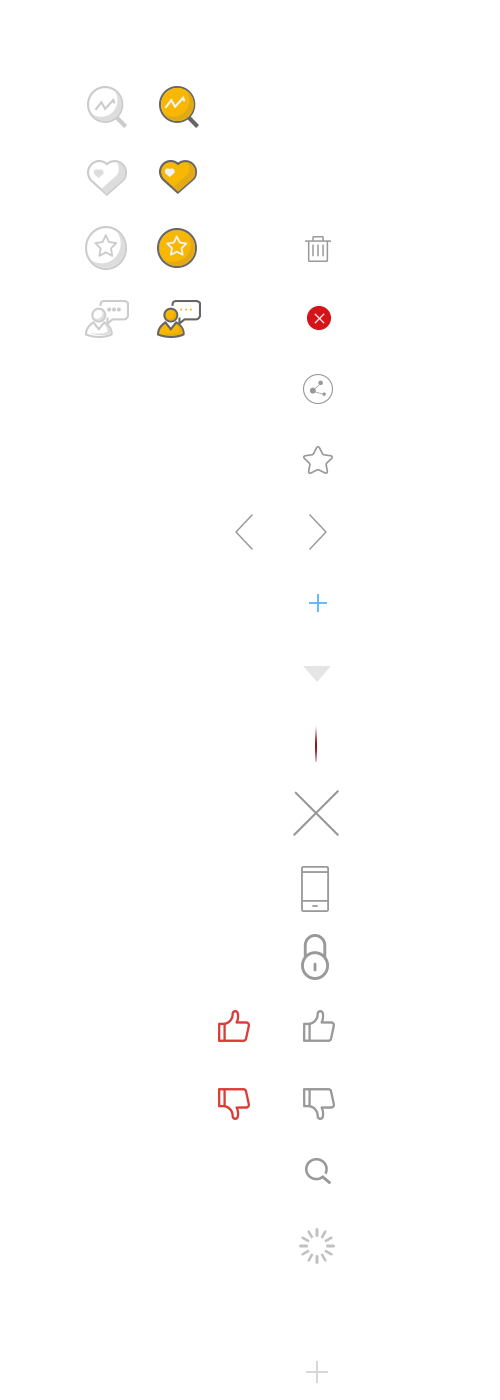
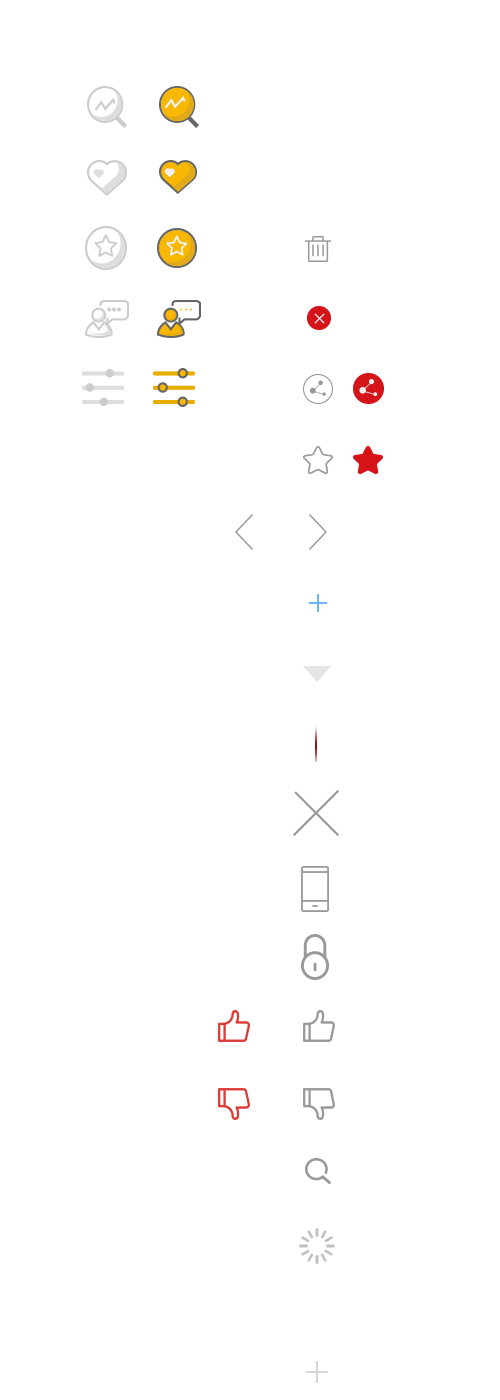
Layered file, before and after one edit (500 x 1400). Changes by layer:
added layer "矢量智能对象" (1st of 21) above "矢量智能对象" over [353, 373, 384, 404]
added layer "矢量智能对象" (2nd of 21) above "矢量智能对象" over [353, 446, 383, 474]
added layer "矢量智能对象" (3rd of 21) above "矢量智能对象" over [82, 369, 124, 406]
added layer "矢量智能对象" (4th of 21) above "矩形 42 拷贝" over [153, 368, 195, 407]
